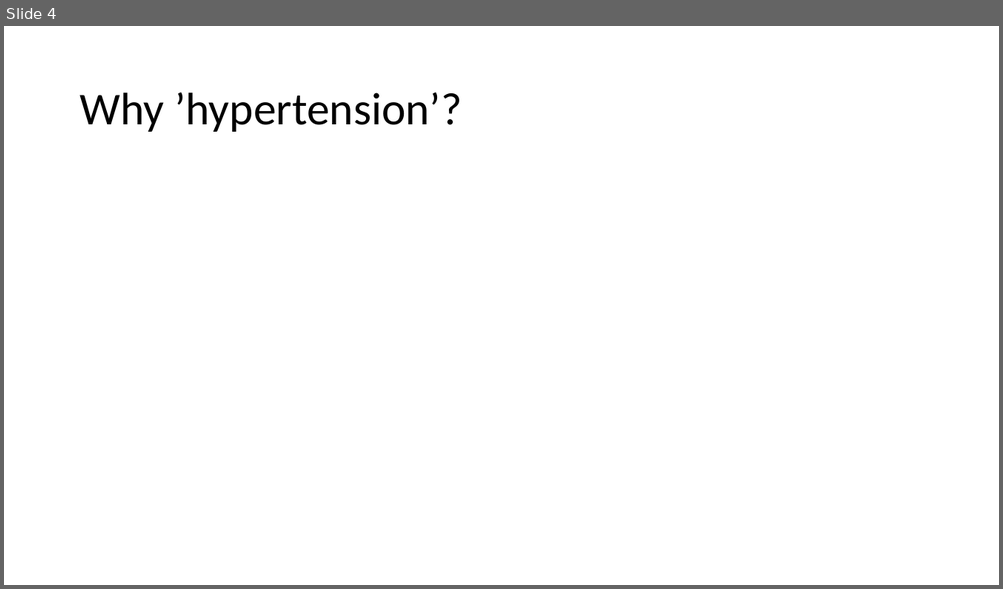
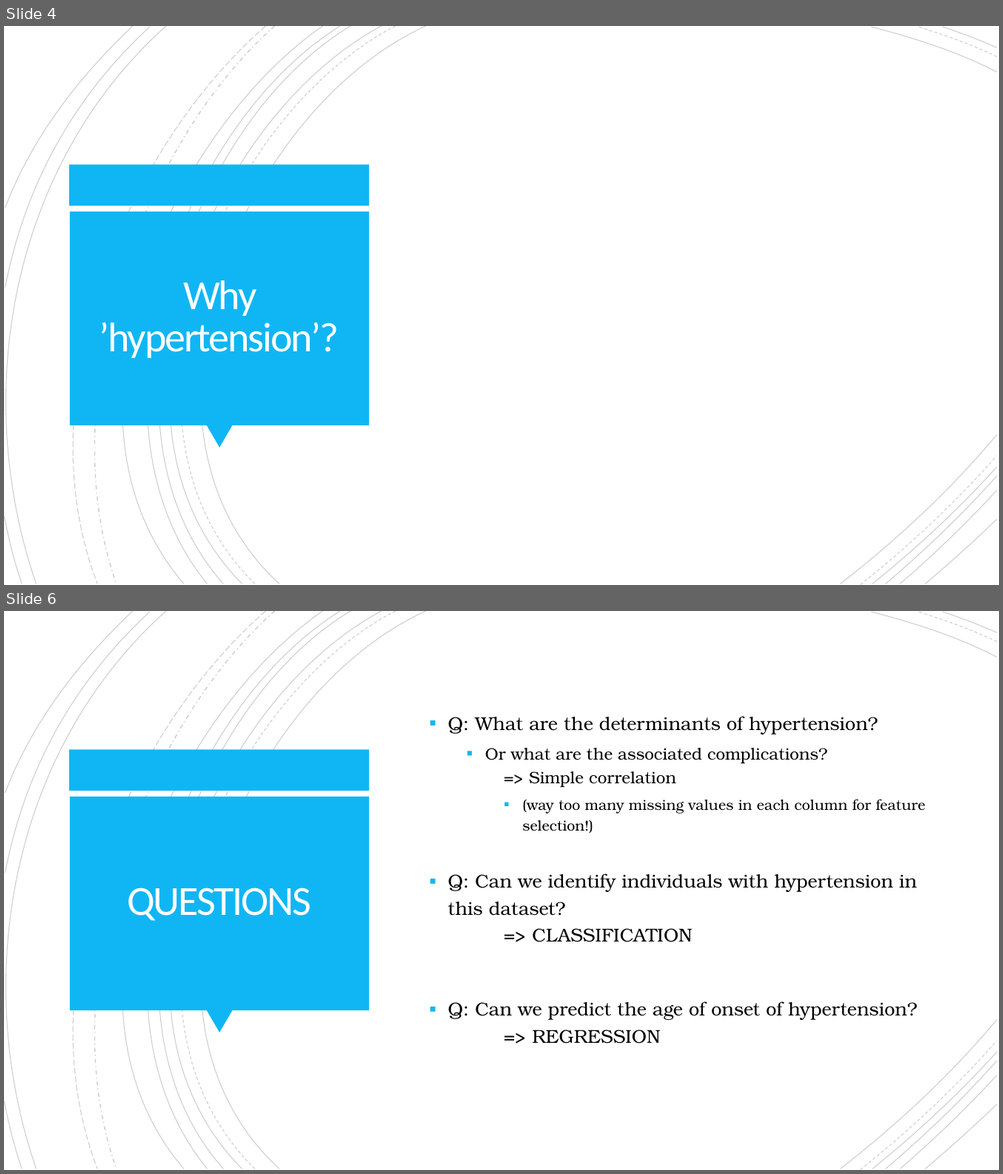
Before and after one commit to jleblond/NHANES_data_analytics, a slide deck: presentation.pptx. Shown one above the other, each under a label of ours: slide 4 before the commit, slides 4 and 6 after it; the slides between them are not shown. The pictures are 1003x589 and 1003x1174 pixels, drawn with LibreOffice and Linux fonts; fonts in the diff are those of the drawing. Boxes give left, top, right and bottom in pixels: in the first picture for what was removed or moved away, otherwise in the second. Text is boxed around its words. In the diff, an @@ line names an element or a change of style, - is before the commit and + after.

```diff
--- a/presentation.pptx
+++ b/presentation.pptx
@@ slide 6 added at bbox=[4, 611, 999, 1170], background #FFFFFF; not listed: 24 template elements that a slide beside it also shows @@
@@ text added at bbox=[448, 716, 925, 1044], 18 pt, text #000000 @@
+▪ Q: What are the determinants of hypertension?
+  ▪ Or what are the associated complications?
+    => Simple correlation
+    ▪ (way too many missing values in each column for feature selection!)
+▪ Q: Can we identify individuals with hypertension in this dataset?
+  => CLASSIFICATION
+▪ Q: Can we predict the age of onset of hypertension?
+  => REGRESSION
@@ title added at bbox=[127, 888, 311, 921], 40 pt, text #FFFEFF @@
+QUESTIONS
@@ slide 4 changed as well @@
@@ group added at bbox=[4, 26, 997, 585]: 21 freeform shapes @@
@@ rectangle added at bbox=[70, 165, 370, 206], fill #10B6F4 @@
@@ rectangle added at bbox=[70, 212, 369, 426], fill #10B6F4 @@
@@ title "Why ’hypertension’?": place and size @@
-title "Why ’hypertension’?" at bbox=[79, 93, 462, 132]
+title "Why ’hypertension’?" at bbox=[99, 281, 339, 358]
@@ title "Why ’hypertension’?" at bbox=[99, 281, 339, 358]: size 44 to 40 pt, text colour #000000 to #FFFEFF, letter spacing 0 to -1.5 pt; alignment left to centre; line spacing 0.9 to 0.85 @@
@@ triangle added at bbox=[206, 426, 233, 449], fill #10B6F4 @@
```
Also in this commit, not shown: 3 other slides changed, 9 other slides added, 1 slide removed, 5 other files.
